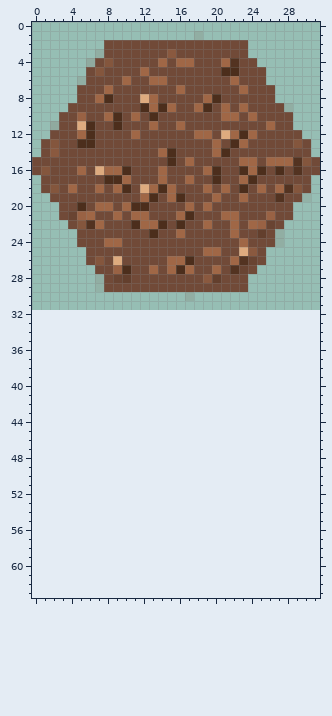
Pixel-art sprite, stored at RetributionOnline/public/images/dirtHex.png. The first picture shows the starting point.
The file is 32x32 pixels. Pixels under 10% opacity are left out. Colours within 5 levels of each other are drawn and written as one. The old version is drawn lined up with the new one, on the new canvas.
New version:
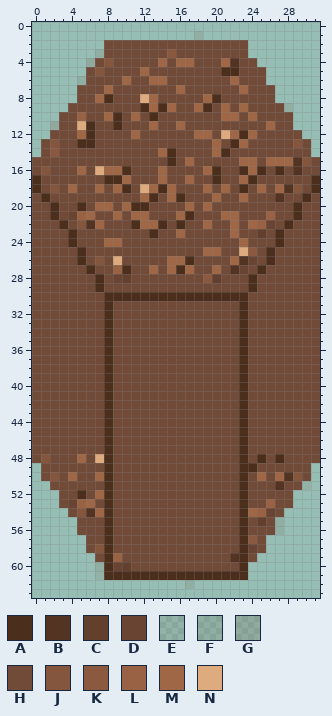
Palette (. is transparent): A #4c2e1c  B #533321  C #633f2d  D #694432  E #714a381a  F #714a3823  G #714a382b  H #714a38  J #84563d  K #8a593f  L #996244  M #a06746  N #deab7f
Log entry: added temporary heightmap for testing z coodinates and taller hex assets.
Change:
canvas 32x32 -> 32x64
@@ x 0..31 @@
 16 HJHHHMHNMMAHHHMHHHHMAHHAMAHAHBHH
-17 .HHHHHHHAAMHHHMHHMHHAHHMAHHHHHH.
-18 .HJHMHHMHMAHNMAMHHHMHMHAHMHMBJH.
-19 ..HHHHHHHHHHMAHMAHHHMHHMHHHBHHE.
-20 ...HHAHMMHMAAHHHHMHMHHHHHHHHH...
-21 ...HDLMHHMHMMHHHMAHHHMMHHHLHH...
-22 ....HJBMHHHAMMAHAHHMHHMHMLDH....
-23 .....HHHHHHHHAHHMHHHHHMHHCHF....
-24 .....HHHMMHHHHHHHHHHHHHMHHHF....
-25 ......HHHHHHHHHHHHHMMHHNKH......
-26 ......HJHNHHHHHMMAHHHHMBDH......
-27 .......HHLAHHMHMAMHHMHBDH.......
-28 .......FHDCHHHHHHHHKCHHH........
-29 .......EHHHHHHHHHHHHHHHH........
-30 .................F..............
-31 ................................
-32 ................................
-33 ................................
-34 ................................
-35 ................................
-36 ................................
-37 ................................
-38 ................................
-39 ................................
-40 ................................
-41 ................................
-42 ................................
-43 ................................
-44 ................................
-45 ................................
-46 ................................
-47 ................................
-48 ................................
-49 ................................
-50 ................................
-51 ................................
-52 ................................
-53 ................................
-54 ................................
-55 ................................
-56 ................................
-57 ................................
-58 ................................
-59 ................................
-60 ................................
-61 ................................
-62 ................................
+17 AHHHHHHHAAMHHHMHHMHHAHHMAHHHHHHA
+18 AHJHMHHMHMAHNMAMHHHMHMHAHMHMBJHA
+19 HAHHHHHHHHHHMAHMAHHHMHHMHHHBHHAH
+20 HHAHHAHMMHMAAHHHHMHMHHHHHHHHHAHH
+21 HHAHDLMHHMHMMHHHMAHHHMMHHHLHHAHH
+22 HHHAHJBMHHHAMMAHAHHMHHMHMLDHAHHH
+23 HHHHAHHHHHHHHAHHMHHHHHMHHCHAHHHH
+24 HHHHAHHHMMHHHHHHHHHHHHHMHHHAHHHH
+25 HHHHHAHHHHHHHHHHHHHMMHHNKHAHHHHH
+26 HHHHHAHJHNHHHHHMMAHHHHMBDHAHHHHH
+27 HHHHHHAHHLAHHMHMAMHHMHBDHAHHHHHH
+28 HHHHHHHAHDCHHHHHHHHKCHHHAHHHHHHH
+29 HHHHHHHAHHHHHHHHHHHHHHHHAHHHHHHH
+30 HHHHHHHHAAAAAAAAAAAAAAAAHHHHHHHH
+31 HHHHHHHHAHHHHHHHHHHHHHHAHHHHHHHH
+32 HHHHHHHHAHHHHHHHHHHHHHHAHHHHHHHH
+33 HHHHHHHHAHHHHHHHHHHHHHHAHHHHHHHH
+34 HHHHHHHHAHHHHHHHHHHHHHHAHHHHHHHH
+35 HHHHHHHHAHHHHHHHHHHHHHHAHHHHHHHH
+36 HHHHHHHHAHHHHHHHHHHHHHHAHHHHHHHH
+37 HHHHHHHHAHHHHHHHHHHHHHHAHHHHHHHH
+38 HHHHHHHHAHHHHHHHHHHHHHHAHHHHHHHH
+39 HHHHHHHHAHHHHHHHHHHHHHHAHHHHHHHH
+40 HHHHHHHHAHHHHHHHHHHHHHHAHHHHHHHH
+41 HHHHHHHHAHHHHHHHHHHHHHHAHHHHHHHH
+42 HHHHHHHHAHHHHHHHHHHHHHHAHHHHHHHH
+43 HHHHHHHHAHHHHHHHHHHHHHHAHHHHHHHH
+44 HHHHHHHHAHHHHHHHHHHHHHHAHHHHHHHH
+45 HHHHHHHHAHHHHHHHHHHHHHHAHHHHHHHH
+46 HHHHHHHHAHHHHHHHHHHHHHHAHHHHHHHH
+47 HHHHHHHHAHHHHHHHHHHHHHHAHHHHHHHH
+48 HJHHHMHNAHHHHHHHHHHHHHHAHAHAHHHH
+49 .HHHHHHHAHHHHHHHHHHHHHHAAHHHHHH.
+50 .HJHMHHMAHHHHHHHHHHHHHHAHMHMBJH.
+51 ..HHHHHHAHHHHHHHHHHHHHHAHHHBHHE.
+52 ...HHAHMAHHHHHHHHHHHHHHAHHHHH...
+53 ...HDLMHAHHHHHHHHHHHHHHAHHLHH...
+54 ....HJBMAHHHHHHHHHHHHHHAMLDH....
+55 .....HHHAHHHHHHHHHHHHHHAHCHF....
+56 .....HHHAHHHHHHHHHHHHHHAHHHF....
+57 ......HHAHHHHHHHHHHHHHHAKH......
+58 ......HJAHHHHHHHHHHHHHHADH......
+59 .......HALHHHHHHHHHHHHBAH.......
+60 .......FADCHHHHHHHHHHHHA........
+61 .......EAAAAAAAAAAAAAAAA........
+62 .................F..............
 63 ................................
